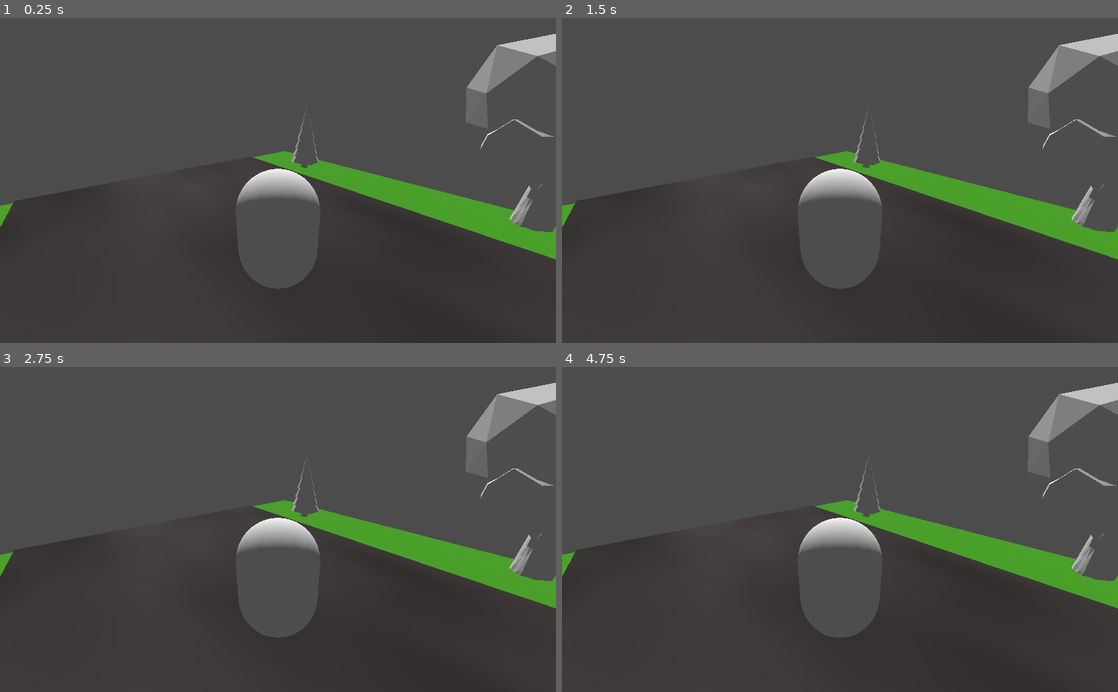
Above: before the commit, frames 1-4 (two rows, left to right).
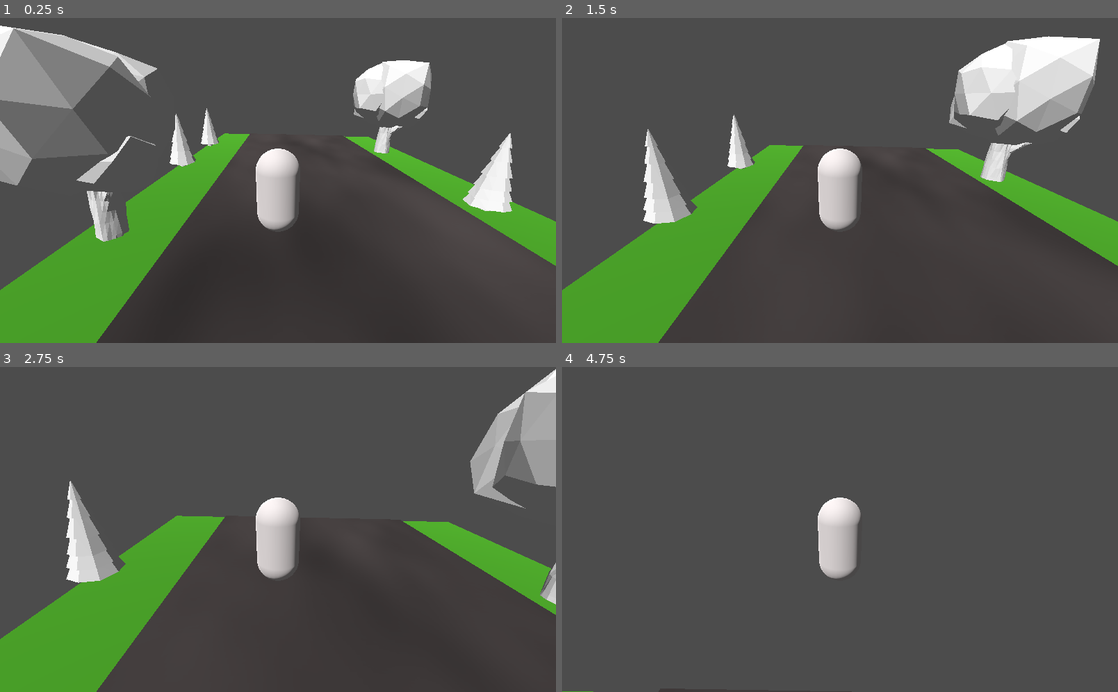
Above: after the commit, the same moments.

Repository: Norsumara/Godot_Runner
Game: Godot game, scene res://Main.tscn
Same seed, same stepped clock (60 frames per second), same inputs: the game is played once before the commit and once after it.
Inputs:
- Up to frame 1 (0.25 s): no input
- Up to frame 2 (1.5 s): no input
- Up to frame 3 (2.75 s): no input
- Up to frame 4 (4.75 s): no input

The runs differ from the first frame. In frame 1, 31% of the frame differs, in the area x 0-100%, y 2-100%; in frame 2, 25%; in frame 3, 22%; in frame 4, 20%.

Commit message:
koodausta alotettu mm. muuttujia

Diff:
--- a/Main.tscn
+++ b/Main.tscn
@@ -1,7 +1,8 @@
-[gd_scene load_steps=3 format=2]
+[gd_scene load_steps=4 format=2]
 
 [ext_resource path="res://RoadStart.tscn" type="PackedScene" id=1]
 [ext_resource path="res://Player.tscn" type="PackedScene" id=2]
+[ext_resource path="res://Player.gd" type="Script" id=3]
 
 [node name="Spatial" type="Spatial"]
 
@@ -12,5 +13,6 @@
 transform = Transform( 0.766045, 0.492404, 0.413176, -5.61943e-08, -0.642788, 0.766044, 0.642787, -0.586824, -0.492404, -1.54307, 11.8486, -1.12355 )
 shadow_color = Color( 0, 0.952941, 1, 1 )
 
-[node name="Player" parent="DirectionalLight" instance=ExtResource( 2 )]
-transform = Transform( 1, 5.41949e-09, 2.98023e-07, 0, -0.642788, -0.766044, 0, 0.766044, -0.642788, -3.40832, 7.8414, -3.47533 )
+[node name="Player" parent="." instance=ExtResource( 2 )]
+transform = Transform( -0.999718, 0.0237517, -8.74228e-08, 0.0237517, 0.999718, 0, 8.73981e-08, -2.07644e-09, -1, 2.58086, 4.7352, -8.58572 )
+script = ExtResource( 3 )
--- /dev/null
+++ b/Player.gd
@@ -0,0 +1,24 @@
+extends KinematicBody
+
+var run_speed = 8.0
+var time : float = 0.0
+var step_freq : float = 2.0 #kuinka usein
+var step_height : float = 0.2 # kuinka korkealle maasta
+var step_tilt : float = 8.0 #degrees asteet
+
+# Declare member variables here. Examples:
+# var a = 2
+# var b = "text"
+
+
+# Called when the node enters the scene tree for the first time.
+func _ready():
+	pass # Replace with function body.
+
+
+# Called every frame. 'delta' is the elapsed time since the previous frame.
+#func _process(delta):
+#	pass
+
+func _physics_process(delta):
+	move_and_slide(Vector3(0,0,run_speed))
--- a/Player.tscn
+++ b/Player.tscn
@@ -1,13 +1,20 @@
-[gd_scene load_steps=2 format=2]
+[gd_scene load_steps=3 format=2]
 
-[sub_resource type="CapsuleMesh" id=1]
+[sub_resource type="SpatialMaterial" id=1]
+albedo_color = Color( 0.960784, 0.933333, 0.933333, 1 )
 
-[node name="Player" type="Spatial"]
+[sub_resource type="CapsuleMesh" id=2]
+material = SubResource( 1 )
+radius = 0.5
+
+[node name="Player" type="KinematicBody"]
 transform = Transform( 1, 0, 0, 0, 1, 0, 0, 0, 1, 0.00275075, 0.0115534, -0.00869465 )
-
-[node name="MeshInstance" type="MeshInstance" parent="."]
-transform = Transform( 1, 0, 0, 0, -4.37114e-08, -1, 0, 1, -4.37114e-08, 0, 0, 0 )
-mesh = SubResource( 1 )
 
 [node name="Camera" type="Camera" parent="."]
 transform = Transform( 1, 0, 0, 0, 0.939693, 0.34202, 0, -0.34202, 0.939693, 0, 3.08754, 5 )
+
+[node name="MeshInstance" type="MeshInstance" parent="."]
+transform = Transform( 1, 0, 0, 0, -4.37114e-08, -1, 0, 1, -4.37114e-08, 0, 1, 0 )
+mesh = SubResource( 2 )
+
+[node name="BodyHinge" type="Spatial" parent="."]
